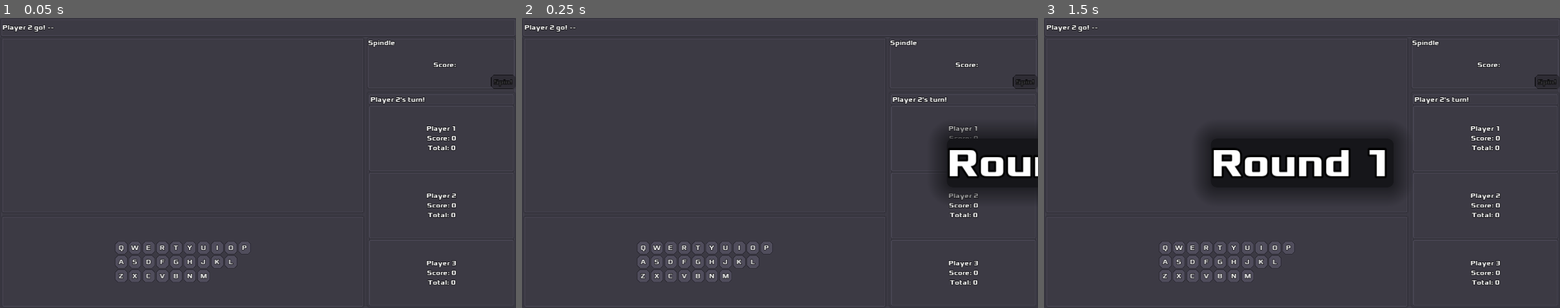
Above: before the commit, frames 1-3 (left to right).
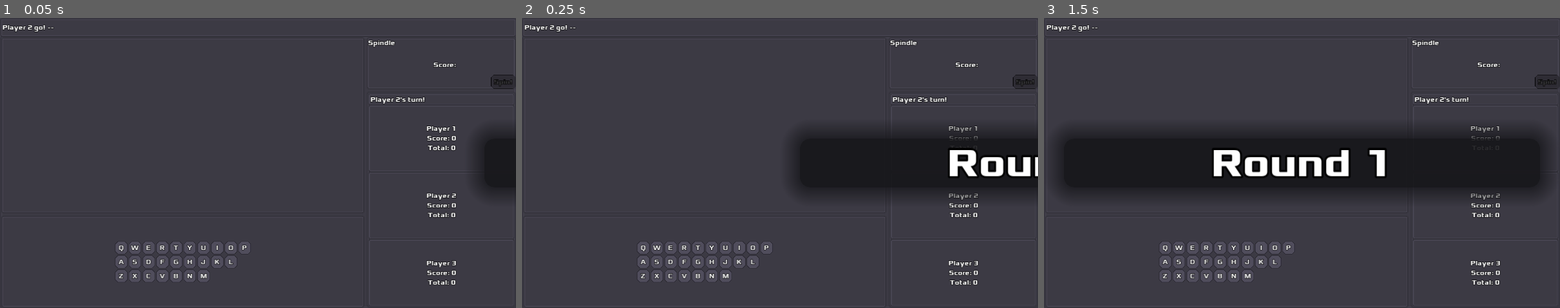
Above: after the commit, the same moments.

Repository: zacryol/spindle-of-serendipity
Game: Godot game, scene res://game/GamePanel.tscn
The game is run twice, just before and just after one commit, with the same random seed, the same clock (stepped at 60 frames per second) and the same inputs. This scene is started directly instead of the project's main scene.
Inputs:
- Up to frame 1 (0.05 s): no input
- Up to frame 2 (0.25 s): no input
- Up to frame 3 (1.5 s): tap Enter at 0.5 s; tap Backspace at 0.6 s; click "Q" at 1.25 s

The runs differ from the first frame. In frame 1, 1.3% of the frame differs, in the area x 92-100%, y 39-61%; in frame 2, 5.2%; in frame 3, 10%, in the area x 3-98%, y 37-65%.
Error in both runs: Division By Zero in operator '%'. (res://system/singletons/EntryManager.gd:71)

Commit message:
fixed panel container size

Diff:
--- a/godot/game/GamePanel.tscn
+++ b/godot/game/GamePanel.tscn
@@ -11,11 +11,11 @@
 [ext_resource path="res://game/RoundSign.gd" type="Script" id=9]
 
 [sub_resource type="StyleBoxFlat" id=2]
-bg_color = Color( 0.0862745, 0.0862745, 0.101961, 1 )
-corner_radius_top_left = 15
-corner_radius_top_right = 15
-corner_radius_bottom_right = 15
-corner_radius_bottom_left = 15
+bg_color = Color( 0.0862745, 0.0862745, 0.101961, 0.631373 )
+corner_radius_top_left = 25
+corner_radius_top_right = 25
+corner_radius_bottom_right = 25
+corner_radius_bottom_left = 25
 shadow_color = Color( 0.0862745, 0.0862745, 0.101961, 0.74902 )
 shadow_size = 50
 
@@ -187,14 +187,13 @@
 }
 
 [node name="PanelContainer" type="PanelContainer" parent="RoundSign/Main"]
-anchor_left = 0.5
 anchor_top = 0.5
-anchor_right = 0.5
+anchor_right = 1.0
 anchor_bottom = 0.5
-margin_left = -7.0
-margin_top = -14.0
-margin_right = 7.0
-margin_bottom = 14.0
+margin_left = 50.0
+margin_top = -60.0
+margin_right = -50.0
+margin_bottom = 60.0
 grow_horizontal = 2
 grow_vertical = 2
 custom_styles/panel = SubResource( 2 )
@@ -203,7 +202,7 @@
 }
 
 [node name="Label" type="Label" parent="RoundSign/Main/PanelContainer"]
-margin_right = 1003.0
+margin_right = 1180.0
 margin_bottom = 120.0
 grow_horizontal = 2
 grow_vertical = 2
